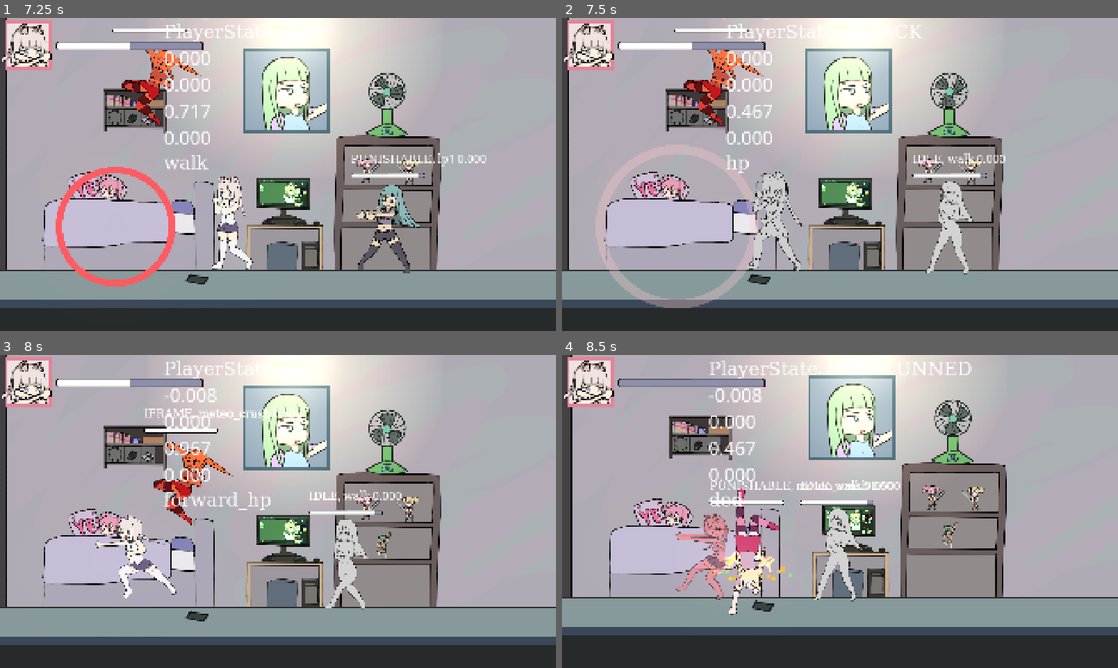
Above: before the commit, frames 1-4 (two rows, left to right).
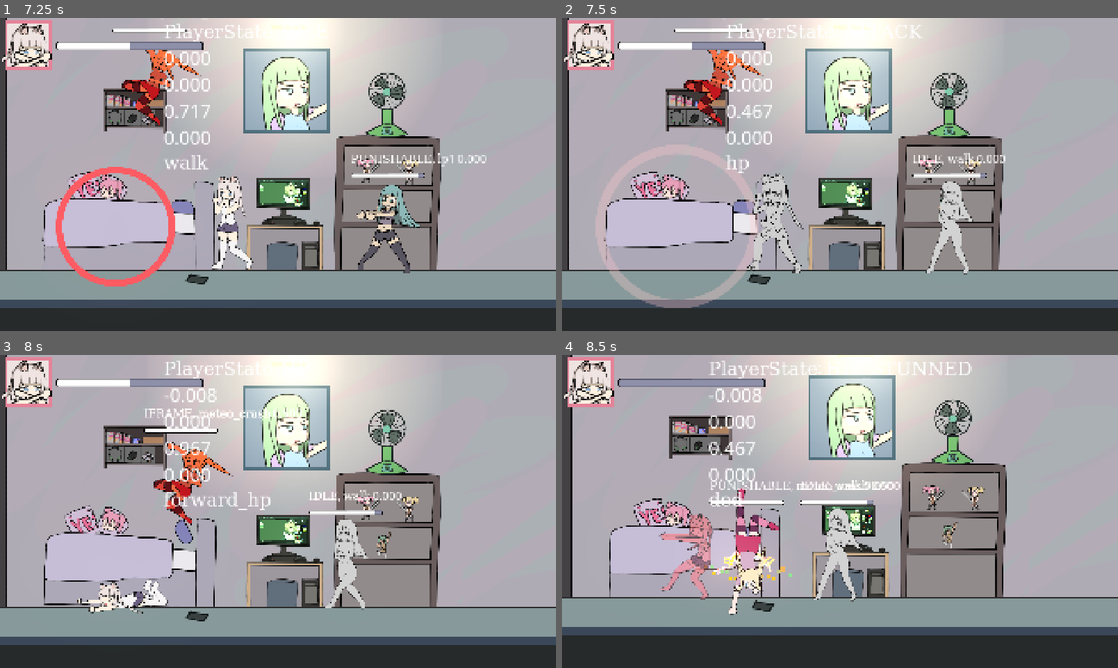
Above: after the commit, the same moments.

Repository: BeatMil/AnimuFight
Game: Godot game, scene res://scenes/main_menu.tscn
Same seed, same stepped clock (60 frames per second), same inputs: the game is played once before the commit and once after it.
Inputs (mouse positions are in pixels of both pictures, inside the frame that each line leads up to):
- Up to frame 1 (7.25 s): click "Start" at 0.5 s; tap Enter (ui_accept) at 1.25, 1.52, 2.27, 3.77, 4.52, 5.27, 6.77 s; move the mouse to (400, 158) at 1.27 s; hold J (hp) 1.28-2.03 s; hold D (right) 1.28-2.78 s; click (400, 158) at 1.42 s; tap K (lp) at 1.55, 2.1, 3.05, 4.55, 6.05, 6.6 s; move the mouse to (166, 190) at 2.02 s; tap J (hp) every 1.5 s from 2.3 to 6.8 s; move the mouse to (333, 105) at 2.77 s; hold A (left) 2.78-3.53 s; hold Space (block) 2.78-3.53 s; move the mouse to (250, 237) at 3.52 s; hold D (right) 3.53-5.03 s; tap L (dodge) at 3.6 s; click (250, 237) at 3.67 s; move the mouse to (444, 221) at 4.27 s; hold , (execute) 4.28-5.03 s; move the mouse to (111, 127) at 5.02 s; hold A (left) 5.03-5.78 s; tap U (grab) at 5.1 s; move the mouse to (305, 174) at 5.77 s; hold D (right) 5.78-6.53 s; hold J (hp) 5.78-6.53 s; click (305, 174) at 5.92 s; move the mouse to (194, 96) at 6.52 s; hold A (left) from 6.53 s (still down)
- Up to frame 2 (7.5 s): keep holding A (left); move the mouse to (962, 158) at 7.27 s; hold J (hp) from 7.28 s (still down)
- Up to frame 3 (8 s): keep holding A (left); keep holding J (hp); tap Enter (ui_accept) at 7.52 s; tap K (lp) at 7.55 s
- Up to frame 4 (8.5 s): move the mouse to (728, 527) at 8.02 s; release A (left) at 8.03 s; release J (hp) at 8.03 s; hold D (right) from 8.03 s (still down); tap K (lp) at 8.1 s; click (728, 527) at 8.17 s; tap Enter (ui_accept) at 8.27 s; tap J (hp) at 8.3 s

Frame 1 is identical in both runs. In frame 2, 0.6% of the frame differs, in the area x 33-44%, y 49-82%; in frame 3, 3.4%, in the area x 7-39%, y 48-83%; in frame 4, 1.6%.

Commit message:
Add vanilla_throw_whiff and vanilla_sand_kick

Diff:
--- a/nodes/enemy_02.tscn
+++ b/nodes/enemy_02.tscn
@@ -881,6 +881,18 @@
 "transitions": PackedFloat32Array(1),
 "update": 0,
 "values": [Color(1, 1, 1, 1)]
+}
+tracks/7/type = "value"
+tracks/7/imported = false
+tracks/7/enabled = true
+tracks/7/path = NodePath("Sprite2D:flip_v")
+tracks/7/interp = 1
+tracks/7/loop_wrap = true
+tracks/7/keys = {
+"times": PackedFloat32Array(0),
+"transitions": PackedFloat32Array(1),
+"update": 1,
+"values": [false]
 }
 
 [sub_resource type="Animation" id="Animation_uesu2"]
@@ -1507,6 +1519,18 @@
 "method": &"set_collision_normal"
 }]
 }
+tracks/7/type = "value"
+tracks/7/imported = false
+tracks/7/enabled = true
+tracks/7/path = NodePath("Sprite2D:flip_v")
+tracks/7/interp = 1
+tracks/7/loop_wrap = true
+tracks/7/keys = {
+"times": PackedFloat32Array(0),
+"transitions": PackedFloat32Array(1),
+"update": 1,
+"values": [false]
+}
 
 [sub_resource type="Animation" id="Animation_572em"]
 resource_name = "wallsplat"
@@ -1660,7 +1684,7 @@
 collision_mask = 15
 script = ExtResource("2_tp74s")
 is_notarget = false
-hp = 15
+hp = 100
 
 [node name="Sprite2D" parent="." index="0"]
 texture = ExtResource("1_3e6vd")
--- /dev/null
+++ b/nodes/hitsparks/sand_particleL.tscn
@@ -0,0 +1,59 @@
+[gd_scene load_steps=6 format=3 uid="uid://b2ggtx2qr1v7i"]
+
+[ext_resource type="Script" uid="uid://cxlm7u372ve4g" path="res://scripts/hit_spark2.gd" id="1_vquhs"]
+[ext_resource type="AudioStream" uid="uid://cj88rrwq4fria" path="res://media/sfxs/bomb.wav" id="2_aliip"]
+
+[sub_resource type="ParticleProcessMaterial" id="ParticleProcessMaterial_k72xe"]
+particle_flag_disable_z = true
+direction = Vector3(-1, -0.4, 0)
+spread = 24.0
+initial_velocity_min = 300.0
+initial_velocity_max = 400.0
+scale_min = 8.0
+scale_max = 15.0
+color = Color(0.975206, 0.759914, 0.359334, 1)
+hue_variation_min = -0.22
+hue_variation_max = -2.23517e-08
+
+[sub_resource type="Animation" id="Animation_e43ln"]
+resource_name = "crash"
+length = 1.5
+tracks/0/type = "audio"
+tracks/0/imported = false
+tracks/0/enabled = true
+tracks/0/path = NodePath("AnimationPlayer/AudioStreamPlayer")
+tracks/0/interp = 1
+tracks/0/loop_wrap = true
+tracks/0/keys = {
+"clips": [{
+"end_offset": 0.0,
+"start_offset": 0.0,
+"stream": ExtResource("2_aliip")
+}],
+"times": PackedFloat32Array(0)
+}
+tracks/0/use_blend = true
+
+[sub_resource type="AnimationLibrary" id="AnimationLibrary_47ax6"]
+_data = {
+&"crash": SubResource("Animation_e43ln")
+}
+
+[node name="SandParticleL" type="Node2D"]
+script = ExtResource("1_vquhs")
+
+[node name="Particles" type="Node2D" parent="."]
+
+[node name="GPUParticles2D" type="GPUParticles2D" parent="Particles"]
+lifetime = 6.0
+speed_scale = 5.0
+explosiveness = 0.9
+fixed_fps = 120
+process_material = SubResource("ParticleProcessMaterial_k72xe")
+
+[node name="AnimationPlayer" type="AnimationPlayer" parent="."]
+libraries = {
+&"": SubResource("AnimationLibrary_47ax6")
+}
+
+[node name="AudioStreamPlayer" type="AudioStreamPlayer" parent="AnimationPlayer"]
--- /dev/null
+++ b/nodes/hitsparks/sand_particleR.tscn
@@ -0,0 +1,59 @@
+[gd_scene load_steps=6 format=3 uid="uid://daww46vm0nvvd"]
+
+[ext_resource type="Script" uid="uid://cxlm7u372ve4g" path="res://scripts/hit_spark2.gd" id="1_x22d5"]
+[ext_resource type="AudioStream" uid="uid://cj88rrwq4fria" path="res://media/sfxs/bomb.wav" id="2_rs4kq"]
+
+[sub_resource type="ParticleProcessMaterial" id="ParticleProcessMaterial_k72xe"]
+particle_flag_disable_z = true
+direction = Vector3(1, -0.4, 0)
+spread = 24.0
+initial_velocity_min = 300.0
+initial_velocity_max = 400.0
+scale_min = 8.0
+scale_max = 15.0
+color = Color(0.975206, 0.759914, 0.359334, 1)
+hue_variation_min = -0.22
+hue_variation_max = -2.23517e-08
+
+[sub_resource type="Animation" id="Animation_e43ln"]
+resource_name = "crash"
+length = 1.5
+tracks/0/type = "audio"
+tracks/0/imported = false
+tracks/0/enabled = true
+tracks/0/path = NodePath("AnimationPlayer/AudioStreamPlayer")
+tracks/0/interp = 1
+tracks/0/loop_wrap = true
+tracks/0/keys = {
+"clips": [{
+"end_offset": 0.0,
+"start_offset": 0.0,
+"stream": ExtResource("2_rs4kq")
+}],
+"times": PackedFloat32Array(0)
+}
+tracks/0/use_blend = true
+
+[sub_resource type="AnimationLibrary" id="AnimationLibrary_47ax6"]
+_data = {
+&"crash": SubResource("Animation_e43ln")
+}
+
+[node name="SandParticleR" type="Node2D"]
+script = ExtResource("1_x22d5")
+
+[node name="Particles" type="Node2D" parent="."]
+
+[node name="GPUParticles2D" type="GPUParticles2D" parent="Particles"]
+lifetime = 6.0
+speed_scale = 5.0
+explosiveness = 0.9
+fixed_fps = 120
+process_material = SubResource("ParticleProcessMaterial_k72xe")
+
+[node name="AnimationPlayer" type="AnimationPlayer" parent="."]
+libraries = {
+&"": SubResource("AnimationLibrary_47ax6")
+}
+
+[node name="AudioStreamPlayer" type="AudioStreamPlayer" parent="AnimationPlayer"]
--- a/nodes/player.tscn
+++ b/nodes/player.tscn
@@ -26,8 +26,10 @@
 [ext_resource type="AudioStream" uid="uid://bgcop0cshwtdm" path="res://media/sfxs/wippy_noise.wav" id="23_iau4t"]
 [ext_resource type="Texture2D" uid="uid://bw7u3f67slw3r" path="res://media/sprites/char1/lp_combo_new.png" id="25_2anje"]
 [ext_resource type="Texture2D" uid="uid://qmkiulh3xujh" path="res://media/sprites/char1/vanilla_walk_sprite.png" id="25_pe3tb"]
+[ext_resource type="Texture2D" uid="uid://ut1cxi1dvfck" path="res://media/sprites/char1/vanilla_throw_whiff.png" id="26_n3uqo"]
 [ext_resource type="Texture2D" uid="uid://cicwhb3qtkp6g" path="res://media/sprites/char1/FirstChar_fireball.png" id="26_qgu4g"]
 [ext_resource type="Texture2D" uid="uid://bjx3xcvn7uxj8" path="res://media/sprites/char1/ta_spell_tan.png" id="26_wq1x7"]
+[ext_resource type="AudioStream" uid="uid://cd0pyf1nhyep6" path="res://media/sfxs/unequip01.wav" id="27_2po14"]
 [ext_resource type="AudioStream" uid="uid://12ywm87vlbh2" path="res://media/sfxs/Landing_RawMeat02.wav" id="27_7y217"]
 [ext_resource type="AudioStream" uid="uid://dy3bxvokjiup5" path="res://media/sfxs/big_fireball.wav" id="27_gkh8s"]
 [ext_resource type="Texture2D" uid="uid://cwyapci5xu52d" path="res://media/sprites/char1/grab_stance.png" id="28_2bfwe"]
@@ -35,6 +37,8 @@
 [ext_resource type="Texture2D" uid="uid://caj06atkxij3t" path="res://media/sprites/char1/vanilla_ground_throw.png" id="29_t2gu5"]
 [ext_resource type="Texture2D" uid="uid://tq4qj08uof01" path="res://media/sprites/char1/vanilla_air_throw.png" id="30_r80xo"]
 [ext_resource type="Texture2D" uid="uid://c0a7keis56r7r" path="res://media/sprites/char1/vanilla_low_kick.png" id="32_3pser"]
+[ext_resource type="Texture2D" uid="uid://cn1k8cwpvprf" path="res://media/sprites/char1/vanilla_sand_kick.png" id="32_g1v0p"]
+[ext_resource type="AudioStream" uid="uid://xvary2duwclr" path="res://media/sfxs/button_hit.wav" id="33_df04m"]
 [ext_resource type="Texture2D" uid="uid://cvctqio1skqef" path="res://media/sprites/char1/vanilla_dash_grab.png" id="33_rm88o"]
 [ext_resource type="Texture2D" uid="uid://cpvgyq31iymyj" path="res://media/sprites/char1/vanilla_wall_throw.png" id="34_80ai5"]
 [ext_resource type="Texture2D" uid="uid://jnqydrkhws28" path="res://media/sprites/char1/vanilla_wall_throw2.png" id="35_h7bmo"]
@@ -1665,10 +1669,10 @@
 tracks/0/interp = 1
 tracks/0/loop_wrap = true
 tracks/0/keys = {
-"times": PackedFloat32Array(0),
-"transitions": PackedFloat32Array(1),
-"update": 1,
-"values": [ExtResource("33_rm88o")]
+"times": PackedFloat32Array(0, 0.266667),
+"transitions": PackedFloat32Array(1, 1),
+"update": 1,
+"values": [ExtResource("33_rm88o"), ExtResource("26_n3uqo")]
 }
 tracks/1/type = "audio"
 tracks/1/imported = false
@@ -1677,8 +1681,12 @@
 tracks/1/interp = 1
 tracks/1/loop_wrap = true
 tracks/1/keys = {
-"clips": [],
-"times": PackedFloat32Array()
+"clips": [{
+"end_offset": 0.0,
+"start_offset": 0.0,
+"stream": ExtResource("27_2po14")
+}],
+"times": PackedFloat32Array(0.266667)
 }
 tracks/1/use_blend = true
 tracks/2/type = "method"
@@ -1702,11 +1710,14 @@
 tracks/3/interp = 1
 tracks/3/loop_wrap = true
 tracks/3/keys = {
-"times": PackedFloat32Array(0, 0.4),
-"transitions": PackedFloat32Array(1, 1),
+"times": PackedFloat32Array(0, 0.266667, 0.4),
+"transitions": PackedFloat32Array(1, 1, 1),
 "values": [{
 "args": [1],
 "method": &"_set_state"
+}, {
+"args": [],
+"method": &"lp1_info"
 }, {
 "args": [11],
 "method": &"_set_state"
@@ -1719,10 +1730,13 @@
 tracks/4/interp = 1
 tracks/4/loop_wrap = true
 tracks/4/keys = {
-"times": PackedFloat32Array(0.1),
-"transitions": PackedFloat32Array(1),
+"times": PackedFloat32Array(0.1, 0.266667),
+"transitions": PackedFloat32Array(1, 1),
 "values": [{
 "args": [Vector2(200, 0)],
+"method": &"_push"
+}, {
+"args": [Vector2(100, 0)],
 "method": &"_push"
 }]
 }
@@ -1745,10 +1759,10 @@
 tracks/6/interp = 1
 tracks/6/loop_wrap = true
 tracks/6/keys = {
-"times": PackedFloat32Array(0),
-"transitions": PackedFloat32Array(1),
-"update": 1,
-"values": [1]
+"times": PackedFloat32Array(0, 0.266667),
+"transitions": PackedFloat32Array(1, 1),
+"update": 1,
+"values": [1, 2]
 }
 tracks/7/type = "value"
 tracks/7/imported = false
@@ -1769,10 +1783,22 @@
 tracks/8/interp = 1
 tracks/8/loop_wrap = true
 tracks/8/keys = {
-"times": PackedFloat32Array(),
-"transitions": PackedFloat32Array(),
-"update": 1,
-"values": []
+"times": PackedFloat32Array(0.266667, 0.4),
+"transitions": PackedFloat32Array(1, 1),
+"update": 1,
+"values": [0, 1]
+}
+tracks/9/type = "value"
+tracks/9/imported = false
+tracks/9/enabled = true
+tracks/9/path = NodePath("Sprite2D:offset")
+tracks/9/interp = 1
+tracks/9/loop_wrap = true
+tracks/9/keys = {
+"times": PackedFloat32Array(0, 0.266667),
+"transitions": PackedFloat32Array(0, 1),
+"update": 0,
+"values": [Vector2(0, 0), Vector2(0, 40)]
 }
 
 [sub_resource type="Animation" id="Animation_r80xo"]
@@ -2008,10 +2034,10 @@
 tracks/0/interp = 1
 tracks/0/loop_wrap = true
 tracks/0/keys = {
-"times": PackedFloat32Array(0),
-"transitions": PackedFloat32Array(1),
-"update": 1,
-"values": [ExtResource("29_t2gu5")]
+"times": PackedFloat32Array(0, 0.25),
+"transitions": PackedFloat32Array(1, 1),
+"update": 1,
+"values": [ExtResource("29_t2gu5"), ExtResource("32_g1v0p")]
 }
 tracks/1/type = "audio"
 tracks/1/imported = false
@@ -2020,8 +2046,12 @@
 tracks/1/interp = 1
 tracks/1/loop_wrap = true
 tracks/1/keys = {
-"clips": [],
-"times": PackedFloat32Array()
+"clips": [{
+"end_offset": 0.0,
+"start_offset": 0.0,
+"stream": ExtResource("33_df04m")
+}],
+"times": PackedFloat32Array(0.25)
 }
 tracks/1/use_blend = true
 tracks/2/type = "method"
@@ -2031,11 +2061,14 @@
 tracks/2/interp = 1
 tracks/2/loop_wrap = true
 tracks/2/keys = {
-"times": PackedFloat32Array(0.0666667),
-"transitions": PackedFloat32Array(1),
+"times": PackedFloat32Array(0.0666667, 0.25),
+"transitions": PackedFloat32Array(1, 1),
 "values": [{
 "args": [],
 "method": &"ground_throw_info"
+}, {
+"args": [],
+"method": &"lp3_info"
 }]
 }
 tracks/3/type = "method"
@@ -2045,11 +2078,14 @@
 tracks/3/interp = 1
 tracks/3/loop_wrap = true
 tracks/3/keys = {
-"times": PackedFloat32Array(0, 0.4),
-"transitions": PackedFloat32Array(1, 1),
+"times": PackedFloat32Array(0, 0.25, 0.4),
+"transitions": PackedFloat32Array(1, 1, 1),
 "values": [{
 "args": [1],
 "method": &"_set_state"
+}, {
+"args": [100],
+"method": &"_push_x"
 }, {
 "args": [11],
 "method": &"_set_state"
@@ -2074,10 +2110,10 @@
 tracks/5/interp = 1
 tracks/5/loop_wrap = true
 tracks/5/keys = {
-"times": PackedFloat32Array(0),
-"transitions": PackedFloat32Array(1),
-"update": 1,
-"values": [1]
+"times": PackedFloat32Array(0, 0.25),
+"transitions": PackedFloat32Array(1, 1),
+"update": 1,
+"values": [1, 2]
 }
 tracks/6/type = "value"
 tracks/6/imported = false
@@ -2090,6 +2126,32 @@
 "transitions": PackedFloat32Array(1),
 "update": 1,
 "values": [1]
+}
+tracks/7/type = "value"
+tracks/7/imported = false
+tracks/7/enabled = true
+tracks/7/path = NodePath("Sprite2D:frame")
+tracks/7/interp = 1
+tracks/7/loop_wrap = true
+tracks/7/keys = {
+"times": PackedFloat32Array(0.25, 0.383333),
+"transitions": PackedFloat32Array(1, 1),
+"update": 1,
+"values": [0, 1]
+}
+tracks/8/type = "method"
+tracks/8/imported = false
+tracks/8/enabled = true
+tracks/8/path = NodePath(".")
+tracks/8/interp = 1
+tracks/8/loop_wrap = true
+tracks/8/keys = {
+"times": PackedFloat32Array(0.25),
+"transitions": PackedFloat32Array(1),
+"values": [{
+"args": [],
+"method": &"spawn_sand_spark"
+}]
 }
 
 [sub_resource type="Animation" id="Animation_jqf8x"]
@@ -2307,6 +2369,18 @@
 "update": 1,
 "values": [0, 1, 2, 3, 4]
 }
+tracks/9/type = "value"
+tracks/9/imported = false
+tracks/9/enabled = true
+tracks/9/path = NodePath("Sprite2D:offset")
+tracks/9/interp = 1
+tracks/9/loop_wrap = true
+tracks/9/keys = {
+"times": PackedFloat32Array(0),
+"transitions": PackedFloat32Array(1),
+"update": 0,
+"values": [Vector2(0, 0)]
+}
 
 [sub_resource type="Animation" id="Animation_epwwg"]
 resource_name = "idle"
@@ -2601,6 +2675,18 @@
 "transitions": PackedFloat32Array(1, 1, 1, 1, 1),
 "update": 1,
 "values": [0, 1, 2, 3, 0]
+}
+tracks/9/type = "value"
+tracks/9/imported = false
+tracks/9/enabled = true
+tracks/9/path = NodePath("Sprite2D:offset")
+tracks/9/interp = 1
+tracks/9/loop_wrap = true
+tracks/9/keys = {
+"times": PackedFloat32Array(0),
+"transitions": PackedFloat32Array(1),
+"update": 0,
+"values": [Vector2(0, 0)]
 }
 
 [sub_resource type="Animation" id="Animation_gcdel"]
--- a/scripts/object_pooling.gd
+++ b/scripts/object_pooling.gd
@@ -8,6 +8,8 @@
 const BLOCKSPARK = preload("res://nodes/hitsparks/block_spark.tscn")
 const BLOCKSPARK2 = preload("res://nodes/hitsparks/block_spark2.tscn")
 const GROUNDSPARK = preload("res://nodes/hitsparks/ground_particle.tscn")
+const SANDSPARK_R = preload("res://nodes/hitsparks/sand_particleR.tscn")
+const SANDSPARK_L = preload("res://nodes/hitsparks/sand_particleL.tscn")
 const ATTACK_TYPE_INDICATOR = preload("res://nodes/attack_type_indicator.tscn")
 
 
@@ -53,3 +55,15 @@
 	bob.type = _type
 	bob.position = pos
 	get_tree().current_scene.add_child(bob)
+
+
+func spawn_sand_sparkR(_position: Vector2 = pooling_pos) -> void:
+	var hitspark = SANDSPARK_R.instantiate()
+	hitspark.position = _position
+	get_tree().current_scene.add_child(hitspark)
+
+
+func spawn_sand_sparkL(_position: Vector2 = pooling_pos) -> void:
+	var hitspark = SANDSPARK_L.instantiate()
+	hitspark.position = _position
+	get_tree().current_scene.add_child(hitspark)
--- a/scripts/player.gd
+++ b/scripts/player.gd
@@ -948,6 +948,13 @@
 
 func toggle_flip_h() -> void:
 	sprite_2d.flip_h = !sprite_2d.flip_h
+
+
+func spawn_sand_spark() -> void:
+	if sprite_2d.flip_h:
+		ObjectPooling.spawn_sand_sparkL(position + Vector2(-10, 50))
+	else:
+		ObjectPooling.spawn_sand_sparkR(position + Vector2(10, 50))
 
 
 #############################################################
Not shown, added: media/sfxs/button_hit.wav.import
Not shown, changed: media/sfxs/cartoon_phone_voice.mp3.import
Not shown, changed: media/sfxs/cartoony-whooshes-7114.mp3.import
Not shown, changed: media/sfxs/high_clank_metal.mp3.import
Not shown, changed: media/sfxs/playful-casino-slot-machine-bonus-2-183919.mp3.import
Not shown, changed: media/sfxs/wind-artificial-18750.mp3.import
Binary file added: media/sprites/char1/vanilla_sand_kick.png
Not shown, added: media/sprites/char1/vanilla_sand_kick.png.import
Binary file added: media/sprites/char1/vanilla_throw_whiff.png
Not shown, added: media/sprites/char1/vanilla_throw_whiff.png.import
Not shown: 1 places in nodes/player.tscn that only renumber resources
Not shown, added: media/sfxs/button_hit.wav
